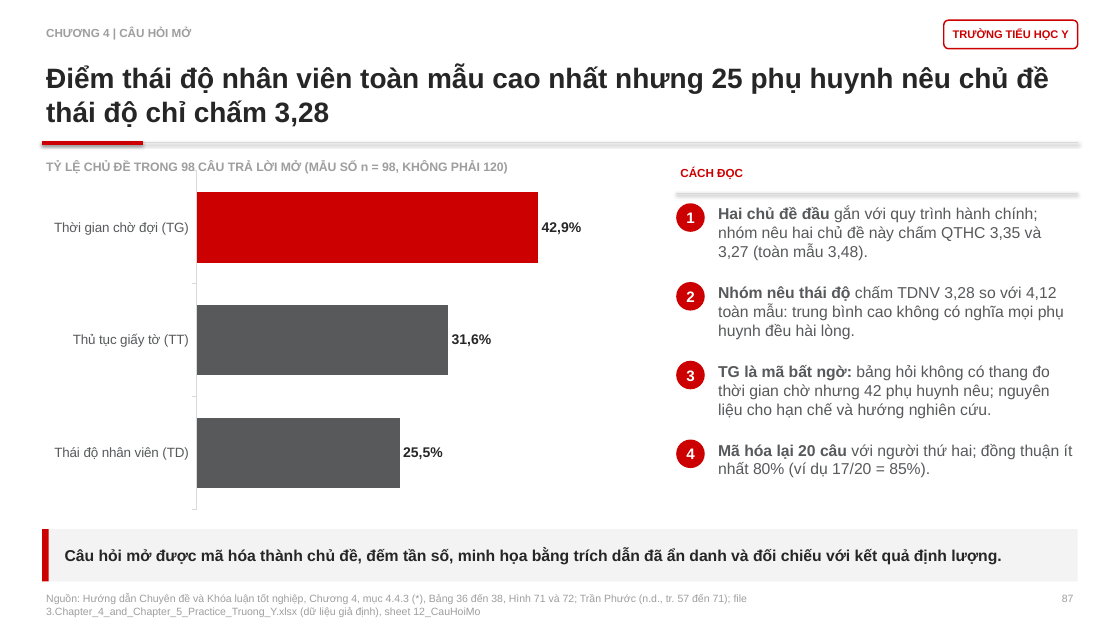
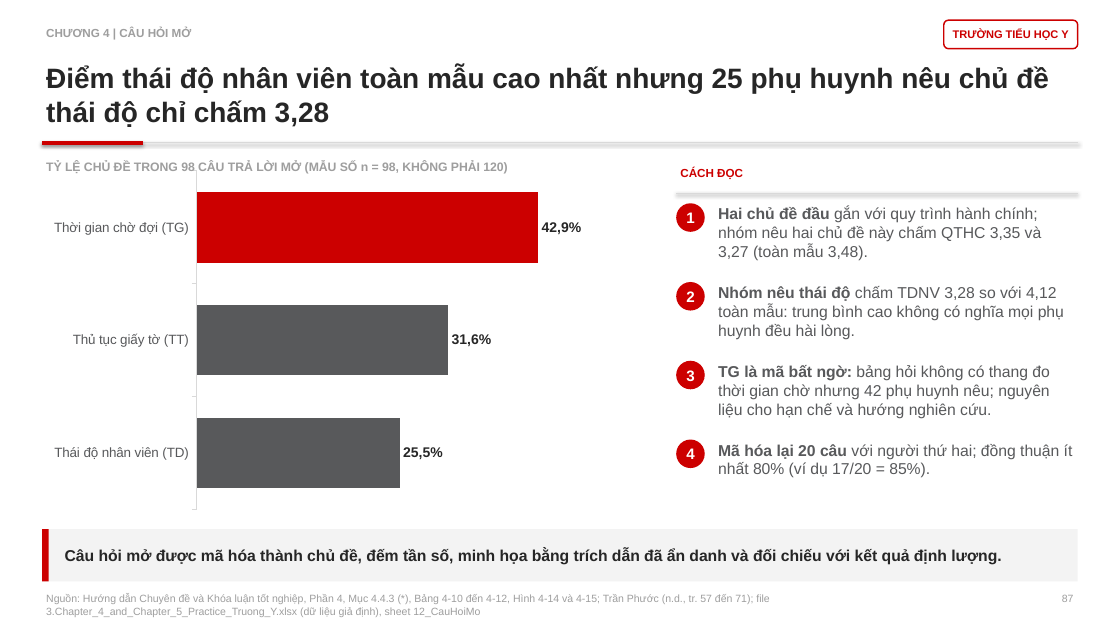
Before and after one commit to johnneinadlerr0353-bot/sachhuongdan, a slide deck: slide 87 of Core_Slide_2_HD2_Bain.pptx. Drawn at 1120x630 pixels with LibreOffice and Linux fonts; fonts in the diff are those of the drawing. Boxes give left, top, right and bottom in pixels: in the first picture for what was removed or moved away, otherwise in the second. Text is boxed around its words. In the diff, an @@ line names an element or a change of style, - is before the commit and + after.

```diff
--- a/Core_Slide_2_HD2_Bain.pptx
+++ b/Core_Slide_2_HD2_Bain.pptx
@@ text at [46, 594, 769, 617]: text changed @@
-Nguồn: Hướng dẫn Chuyên đề và Khóa luận tốt nghiệp, Chương 4, mục 4.4.3 (*), Bảng 36 đến 38, Hình 71 và 72; Trần Phước (n.d., tr. 57 đến 71); file 3.Chapter_4_and_Chapter_5_Practice_Truong_Y.xlsx (dữ liệu giả định), sheet 12_CauHoiMo
+Nguồn: Hướng dẫn Chuyên đề và Khóa luận tốt nghiệp, Phần 4, Mục 4.4.3 (*), Bảng 4-10 đến 4-12, Hình 4-14 và 4-15; Trần Phước (n.d., tr. 57 đến 71); file 3.Chapter_4_and_Chapter_5_Practice_Truong_Y.xlsx (dữ liệu giả định), sheet 12_CauHoiMo
```
Also in this commit, not shown: 117 other slides changed, 4 other files.
